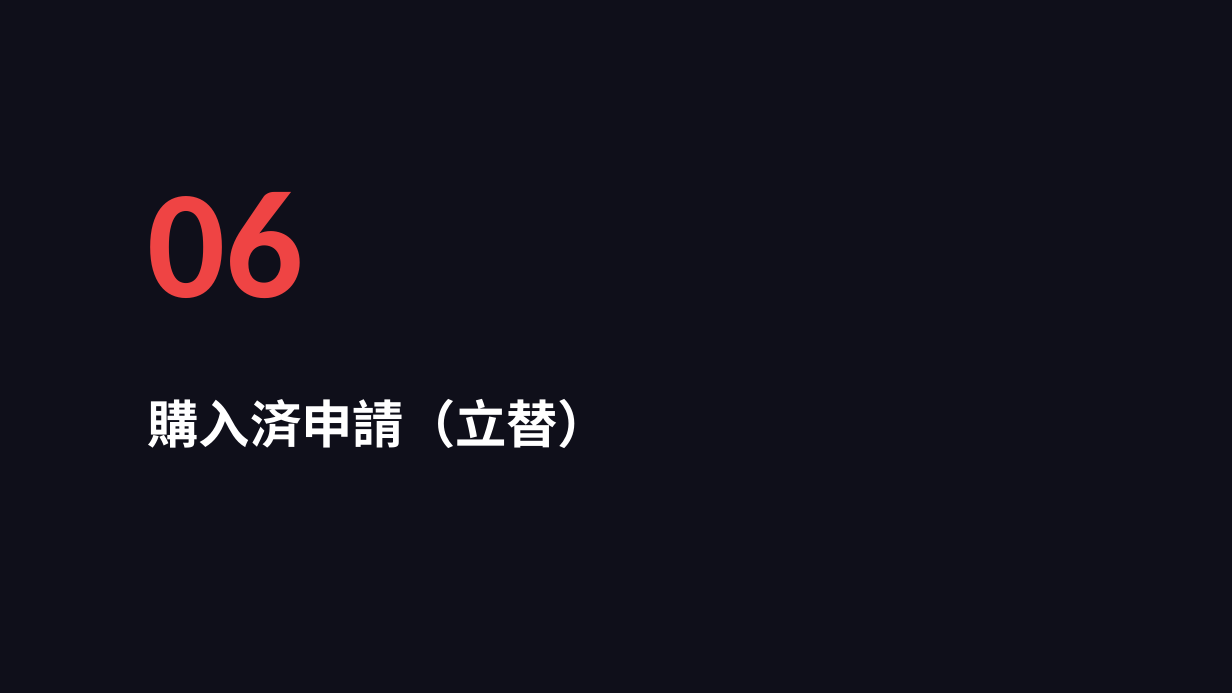
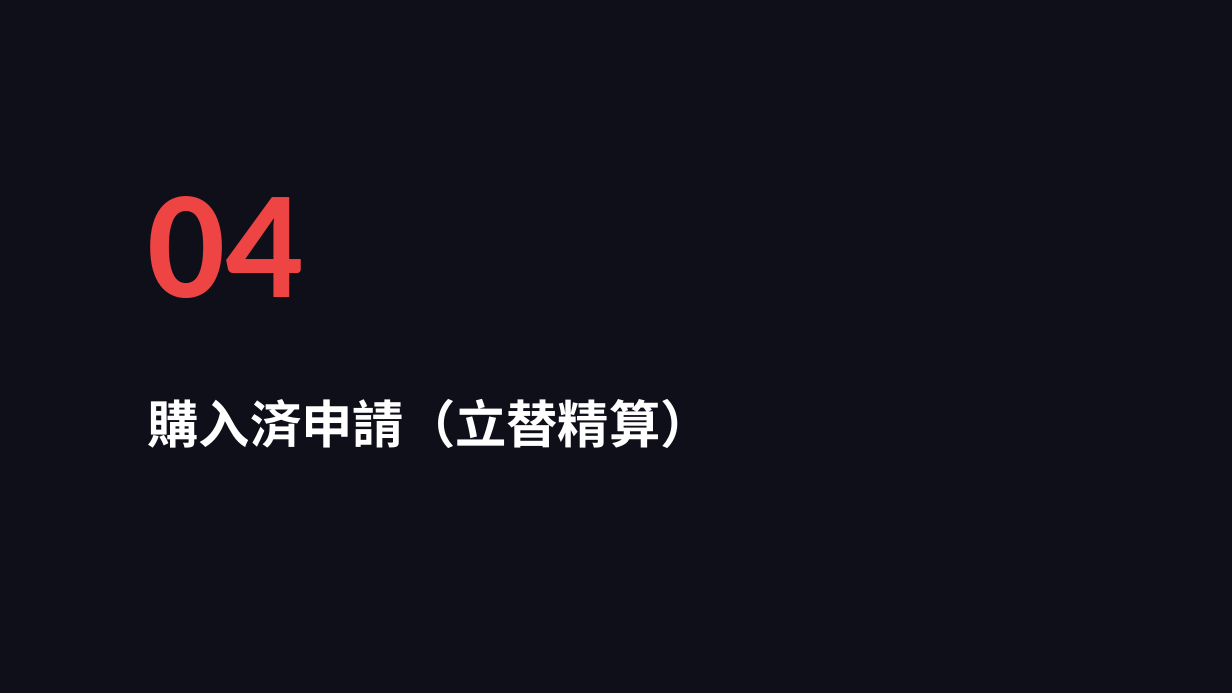
Before and after one commit to takeshiizawa123/next-procurement-poc, a slide deck: slide 14 of docs/user-manual.pptx (slide 20 before the commit). Drawn at 1232x693 pixels with LibreOffice and Linux fonts; fonts in the diff are those of the drawing. Boxes give left, top, right and bottom in pixels: in the first picture for what was removed or moved away, otherwise in the second. Text is boxed around its words. In the diff, an @@ line names an element or a change of style, - is before the commit and + after.

```diff
--- a/docs/user-manual.pptx
+++ b/docs/user-manual.pptx
@@ text at box(148, 196, 304, 298): text changed @@
-06
+04
@@ text at box(148, 399, 712, 448): text changed @@
-購入済申請（立替）
+購入済申請（立替精算）
```
Also in this commit, not shown: 22 other slides changed, 7 slides added, 10 slides removed, 1 other file.
